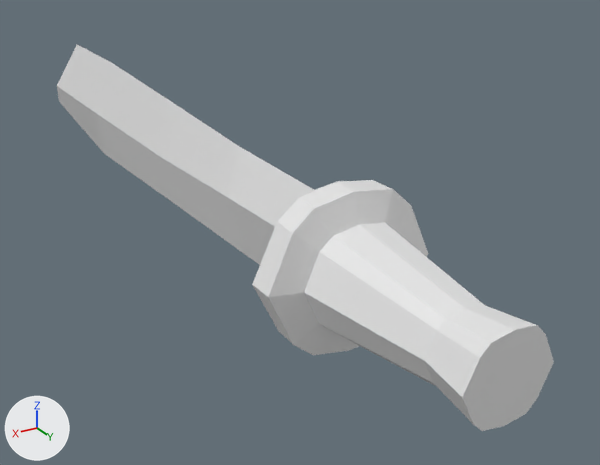
Renders of the FBX model Assets/Models/machete.fbx from each side of a commit.
Camera for both pictures: a 50 mm camera at (1.6, 2.03, 1.37) aimed at (-0.44, -1.38, -0.34). The lights are fixed; the arrows at lower left show +X, +Y and +Z. The picture after the commit comes second. Where no turn or scale is listed for an object, it has been applied to the vertices.
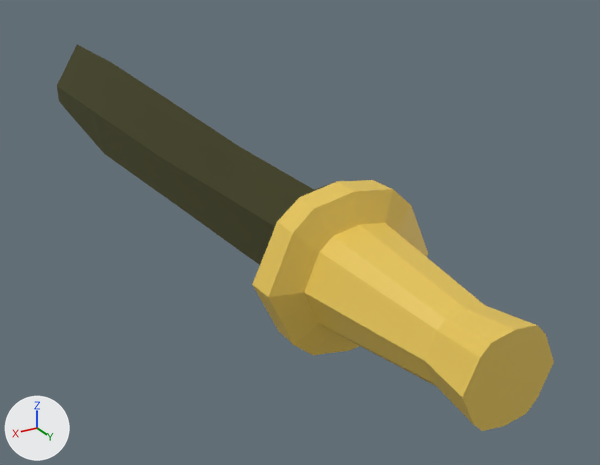
Pixel boxes (x1, y1, x2, y2) of what changed, in the pictures (600 x 465 px):
'Cube', recoloured (white to yellow): (57, 45, 554, 431) in both
part 1 of me_cube, recoloured (white to dark yellow): (57, 45, 332, 265) in both

The change, as a list of edits to the scene's bpy script:
```text
Change mat_material:
    mat_material.base_color: (0.8, 0.8, 0.8) -> (0.8, 0.562, 0.0965)  # white #e7e7e7 -> yellow #e7c658
Add mat_material_001:
    mat_material_001 = principled_material('Material.001')
    mat_material_001.base_color = (0.107, 0.107, 0.0447)  # dark yellow #5c5c3c
    mat_material_001.metallic = 0.648
    mat_material_001.roughness = 1.0
Change me_cube:
    where me_cube.from_pydata(...)  # 86 vertices, 88 faces; spans x -0.36..0.36, y -4.25..0.47, z -0.33..0.33
    used by ob_cube; location = (0.0, 0.085, 0.0)
    me_cube part 1: all 24 faces centred in x -0.04..0.04, y -4.04..-0.58, z -0.16..0.17 switch from mat_material (white #e7e7e7) to mat_material_001 (dark yellow #5c5c3c)
```
